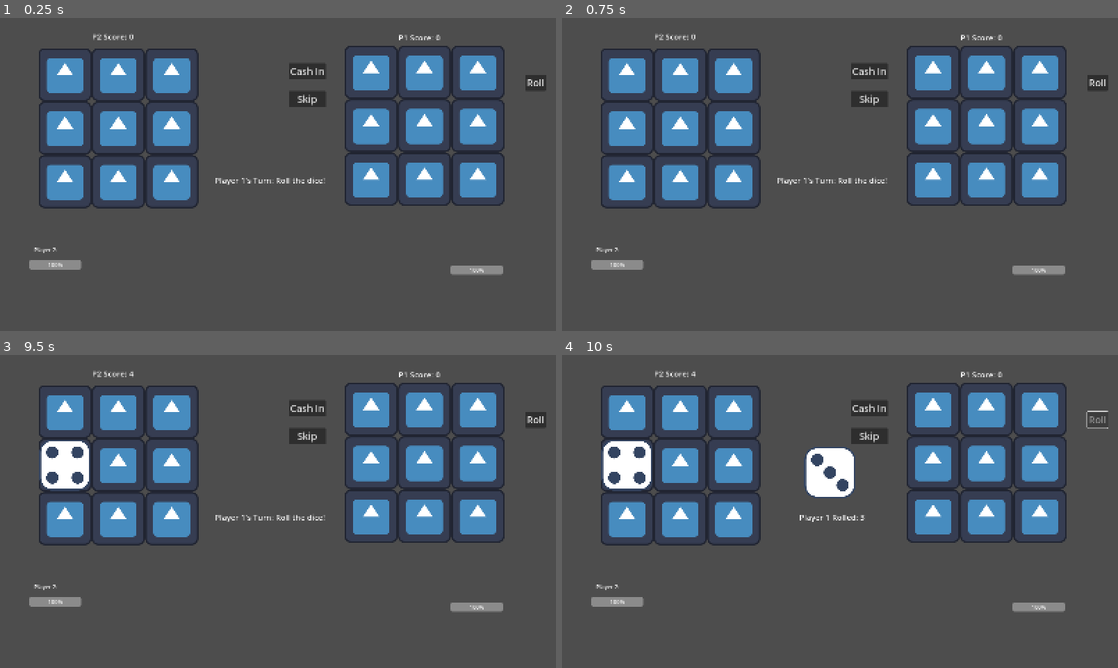
Above: before the commit, frames 1-4 (two rows, left to right).
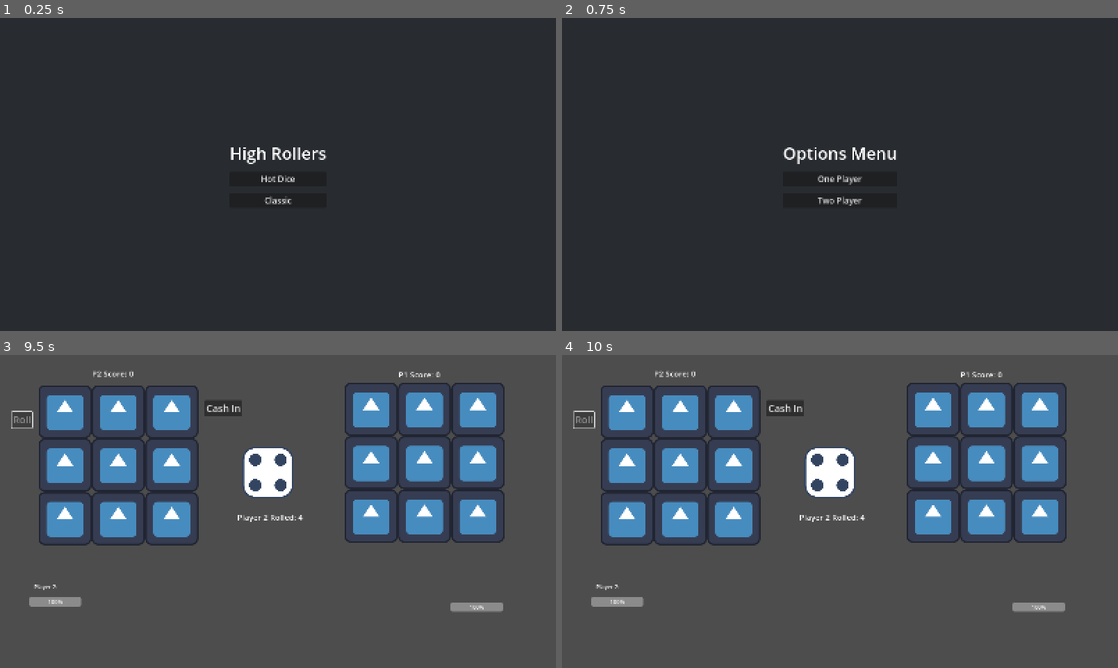
Above: after the commit, the same moments.

Repository: ggary104/High-Rollers
Game: Godot game, scene res://scenes/main_menu.tscn
Two runs of this game, one before a commit and one after it. Both use one fixed random seed, a clock stepped at 60 frames per second and the inputs below. Before the commit the project starts from res://scenes/game.tscn. The engine's default icon, where the game draws it, is replaced by a stand-in: a white triangle on a blue panel in a dark square.
Inputs (mouse positions are in pixels of both pictures, inside the frame that each line leads up to):
- Up to frame 1 (0.25 s): no input
- Up to frame 2 (0.75 s): click (840, 177) at 0.5 s, where only the run after the commit has a clickable "Hot Dice"
- Up to frame 3 (9.5 s): click (305, 408) at 1.25 s, where only the run before the commit has a clickable "Cash In"; click (278, 536) at 2 s, where only the run after the commit has a clickable "Two Player"; click "Cash In" at 2.75 s; click "Skip" at 3.5 s; click "Skip" at 4.25 s; click "Roll" at 5 s; click "Cash In" at 5.75 s; click "Cash In" at 6.5 s; click "Skip" at 7.25 s; click (222, 408) at 8 s, where only the run after the commit has a clickable "Cash In"; click (22, 420) at 8.75 s, where only the run after the commit has a clickable "Roll"
- Up to frame 4 (10 s): click (1095, 420) at 9.5 s, where only the run before the commit has a clickable "Roll"

The runs differ from the first frame. In frame 1, 96% of the frame differs, in the area x 0-100%, y 0-100%; in frame 2, 96%; in frame 3, 4.0%; in frame 4, 2.5%.

Commit message:
Merged with Abhi's skip feature implementation

Diff:
--- a/game/project.godot
+++ b/game/project.godot
@@ -11,7 +11,7 @@
 [application]
 
 config/name="High Rollers"
-run/main_scene="uid://ri14qd14hhu6"
+run/main_scene="uid://m70qkunbxsx7"
 config/features=PackedStringArray("4.5", "Mobile")
 config/icon="res://icon.svg"
 
--- a/game/scenes/game.gd
+++ b/game/scenes/game.gd
@@ -340,10 +340,6 @@
 	health_damage_animation()
 	update_health_bars();
 
-	#for i in range(3):
-		#for j in range(3):
-			#current_player_rows[i][j] = 0
-
 	var current_grid: DiceGrid = player1_dice_grid if player_turn == 1 else player2_dice_grid
 	current_grid.clear()
 	check_game_over()
@@ -412,24 +408,23 @@
 
 #Skip Turn
 
-func skip_turn():
+func skip_turn() -> void:
 	if game_over:
 		return
 
-	##Only give ability to skip if the player has alteast rolled something
+	# Only give ability to skip if the player has alteast rolled something
 	if current_dice == null:
 		return
-	##Clear up the current rolled number and update turn and switch turns
+	# Clear up the current rolled number and update turn and switch turns
 	current_dice.destroy()
 	current_dice = null
 	update_ui()
 	switch_turn()
 
+
 func _on_player_1_skip_turn_button_pressed() -> void:
 	skip_turn()
 
 
-
-
 func _on_player_2_skip_turn_button_pressed() -> void:
 	skip_turn()
--- a/game/scripts/dice_grid.gd
+++ b/game/scripts/dice_grid.gd
@@ -135,6 +135,7 @@
 
 	return false
 
+
 func get_grid_dice() -> Array:
 	var grid_dice: Array = []
 	var row: int = 0
